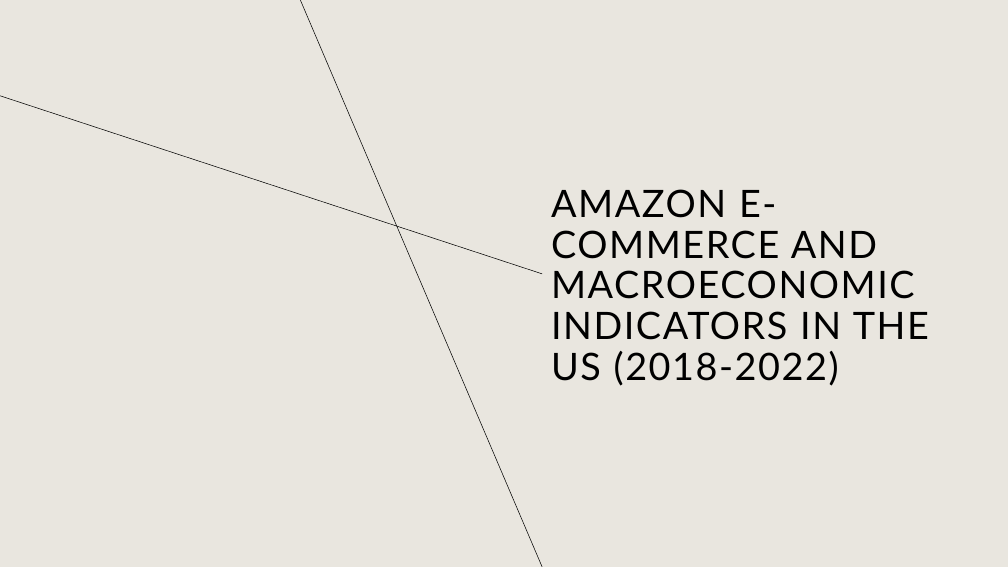
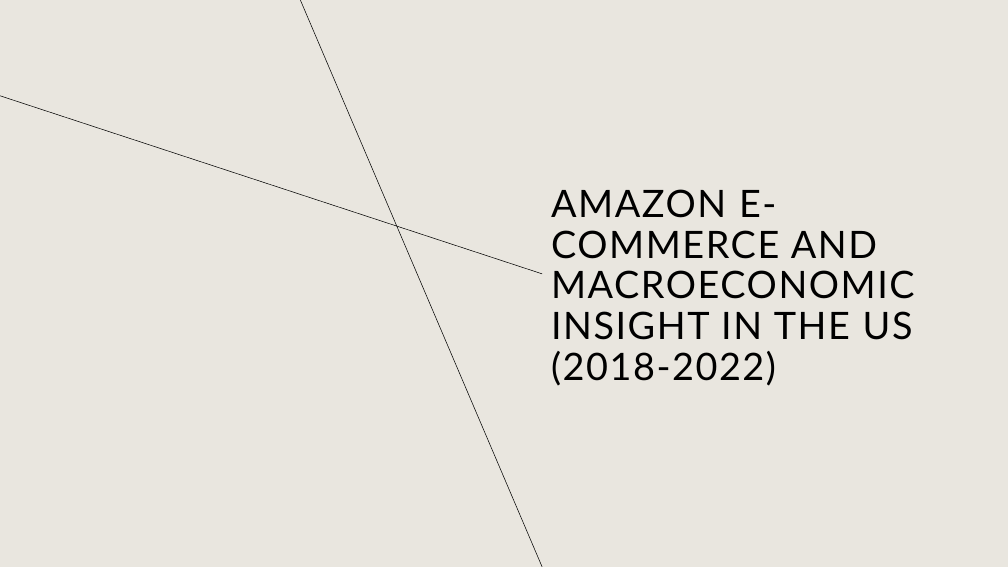
Before and after one commit to filipblaafjell/leap-case, a slide deck: slide 3 of Presentation.pptx. Drawn at 1008x567 pixels with LibreOffice and Linux fonts; fonts in the diff are those of the drawing. Boxes give left, top, right and bottom in pixels: in the first picture for what was removed or moved away, otherwise in the second. Text is boxed around its words. In the diff, an @@ line names an element or a change of style, - is before the commit and + after.

```diff
--- a/Presentation.pptx
+++ b/Presentation.pptx
@@ title at <box>551,189,915,386</box>: text changed @@
-AMAZON E-COMMERCE AND MACROECONOMIC INDICATORS IN THE US (2018-2022)
+AMAZON E-COMMERCE AND MACROECONOMIC INSIGHT IN THE US (2018-2022)
```
Also in this commit, not shown: 2 other slides changed, 3 slides added, 5 slides removed, 33 other files.
